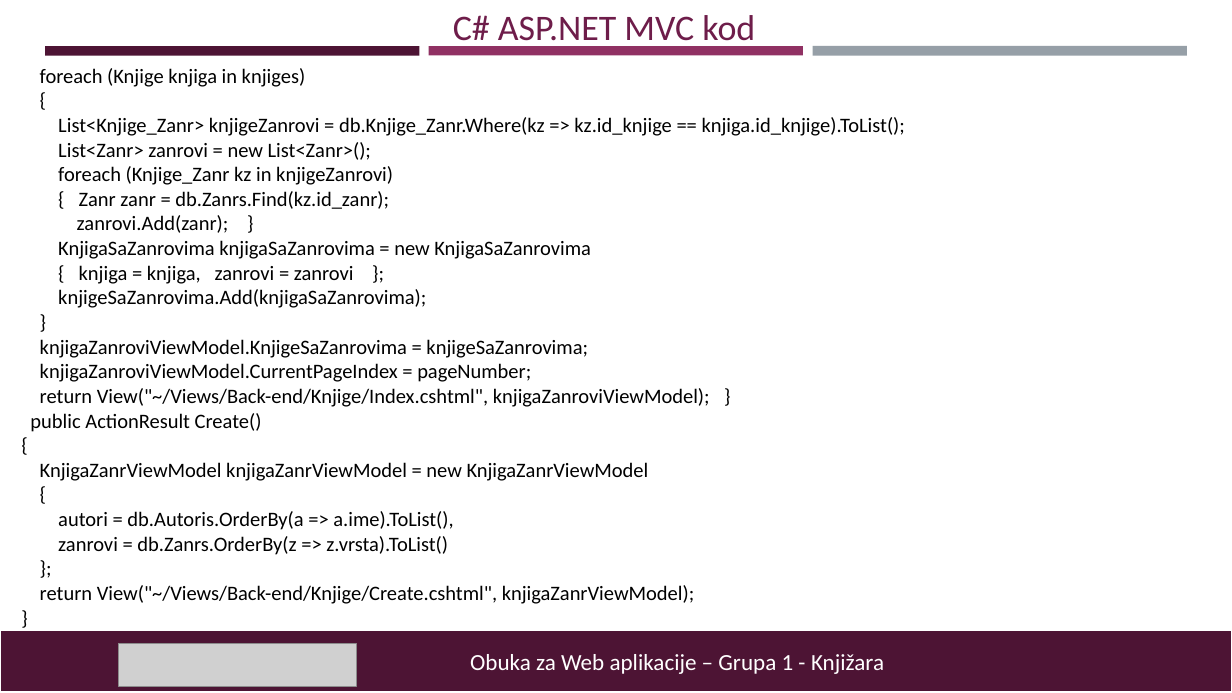
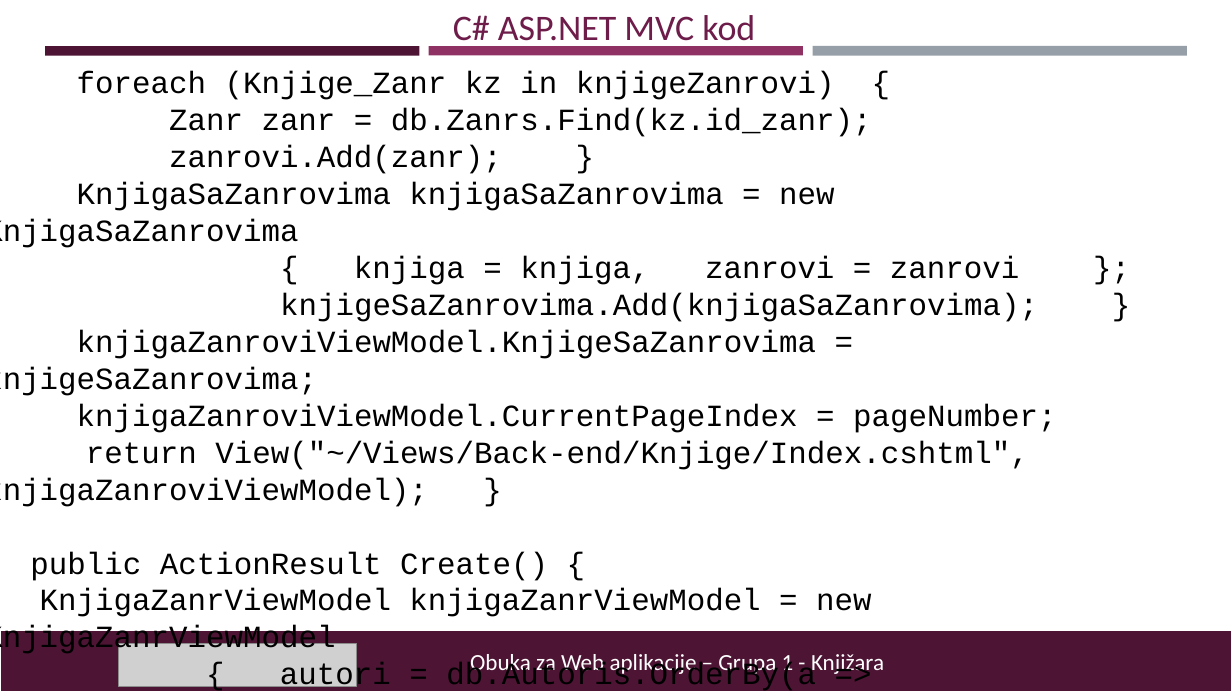
Before and after one commit to insajder/Knjizara, a slide deck: slide 8 of Knjižara – book store.pptx (slide 6 before the commit). Drawn at 1232x693 pixels with LibreOffice and Linux fonts; fonts in the diff are those of the drawing; grey boxes stand for pictures. Boxes give left, top, right and bottom in pixels: in the first picture for what was removed or moved away, otherwise in the second. Text is boxed around its words. In the diff, an @@ line names an element or a change of style, - is before the commit and + after.

```diff
--- a/Knjižara – book store.pptx
+++ b/Knjižara – book store.pptx
@@ text at (x1=77, y1=71, x2=872, y2=137): text changed; size 16 to 24 pt; font Calibri to Courier New @@
-foreach (Knjige knjiga in knjiges)
-{
-List<Knjige_Zanr> knjigeZanrovi = db.Knjige_Zanr.Where(kz => kz.id_knjige == knjiga.id_knjige).ToList();
-List<Zanr> zanrovi = new List<Zanr>();
-foreach (Knjige_Zanr kz in knjigeZanrovi)
-{ Zanr zanr = db.Zanrs.Find(kz.id_zanr);
+foreach (Knjige_Zanr kz in knjigeZanrovi) {
+Zanr zanr = db.Zanrs.Find(kz.id_zanr);
@@ text at (x1=0, y1=145, x2=1056, y2=656): size 16 to 24 pt, font Calibri to Courier New in "zanrovi.Add(zanr); }", "KnjigaSaZanrovima knjigaSaZanrovima = new KnjigaSaZanrovima", "{ knjiga = knjiga, zanrovi = zanrovi ...", "knjigaZanroviViewModel.KnjigeSaZanrovima = knjigeSaZanrovima ..." and 3 more places @@
@@ text at (x1=280, y1=293, x2=1038, y2=322): text changed; size 16 to 24 pt; font Calibri to Courier New @@
-knjigeSaZanrovima.Add(knjigaSaZanrovima);
-}
+knjigeSaZanrovima.Add(knjigaSaZanrovima); }
@@ text at (x1=30, y1=551, x2=548, y2=581): text changed; size 16 to 24 pt; font Calibri to Courier New @@
-public ActionResult Create()
-{
+public ActionResult Create() {
@@ text at (x1=280, y1=662, x2=816, y2=693): text changed; size 16 to 24 pt; font Calibri to Courier New @@
-{
-autori = db.Autoris.OrderBy(a => a.ime).ToList(),
-zanrovi = db.Zanrs.OrderBy(z => z.vrsta).ToList()
-};
-return View("~/Views/Back-end/Knjige/Create.cshtml", knjigaZanrViewModel);
-}
+{ autori = db.Autoris.OrderBy(a => a.ime).ToList(),
+zanrovi = db.Zanrs.OrderBy(z => z.vrsta).ToList() };
```
Also in this commit, not shown: 7 other slides changed, 1 slide added, 1 slide removed, 1 other file.
